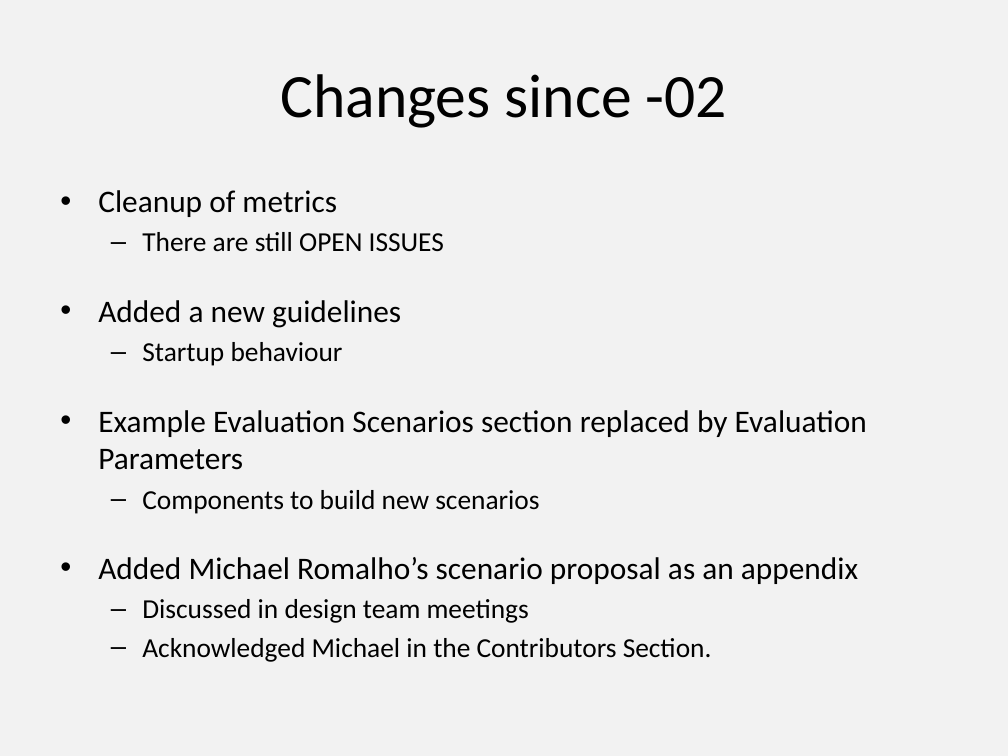
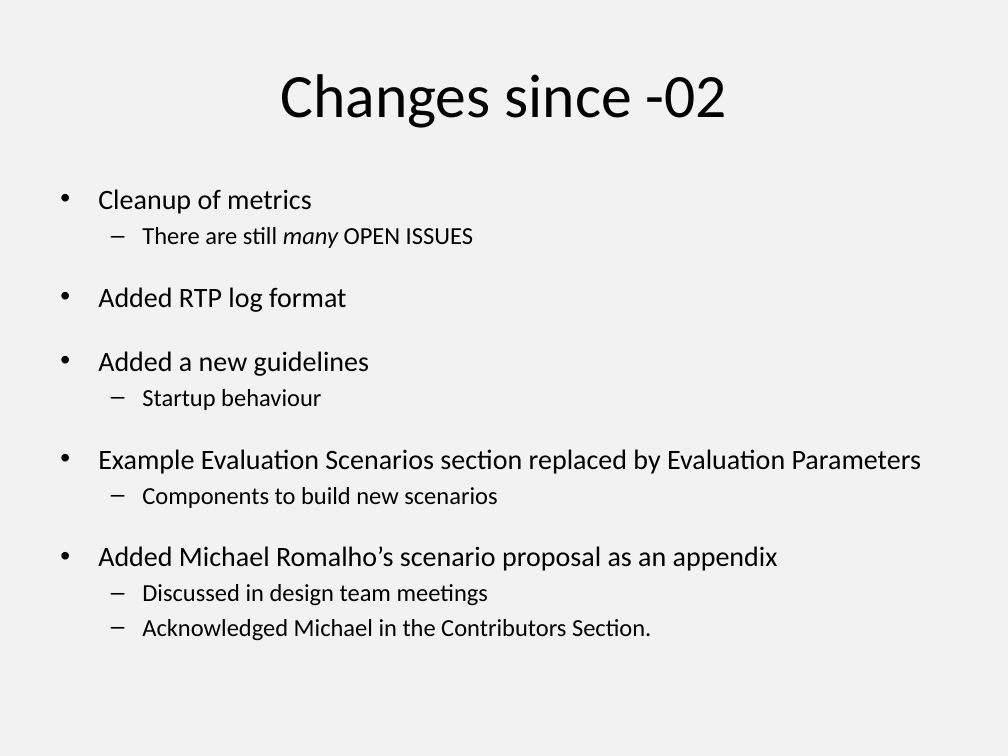
Before and after one commit to protocols-comnet/rmcat-eval-criteria, a slide deck: slide 2 of ppt-ietf87-rmcat-cc-eval-00.pptx. Drawn at 1008x756 pixels with LibreOffice and Linux fonts; fonts in the diff are those of the drawing. Boxes give left, top, right and bottom in pixels: in the first picture for what was removed or moved away, otherwise in the second. Text is boxed around its words. In the diff, an @@ line names an element or a change of style, - is before the commit and + after.

```diff
--- a/ppt-ietf87-rmcat-cc-eval-00.pptx
+++ b/ppt-ietf87-rmcat-cc-eval-00.pptx
@@ text at (98,189,921,641): size 22.4 to 20 pt in "Cleanup of metrics", "Added a new guidelines", "Example Evaluation Scenarios section replaced by Evaluation ...", "Added Michael Romalho’s scenario proposal as an ..."; size 19.6 to 17.5 pt in "Startup behaviour", "Components to build new scenarios", "Discussed in design team meetings", "Acknowledged Michael in the Contributors Section." @@
@@ text at (98,227,473,312): text changed; size 19.6 to 17.5 pt @@
-  – There are still OPEN ISSUES
+  – There are still many OPEN ISSUES
+• Added RTP log format
```
Also in this commit, not shown: 2 other slides changed, 1 slide added, 1 slide removed.
